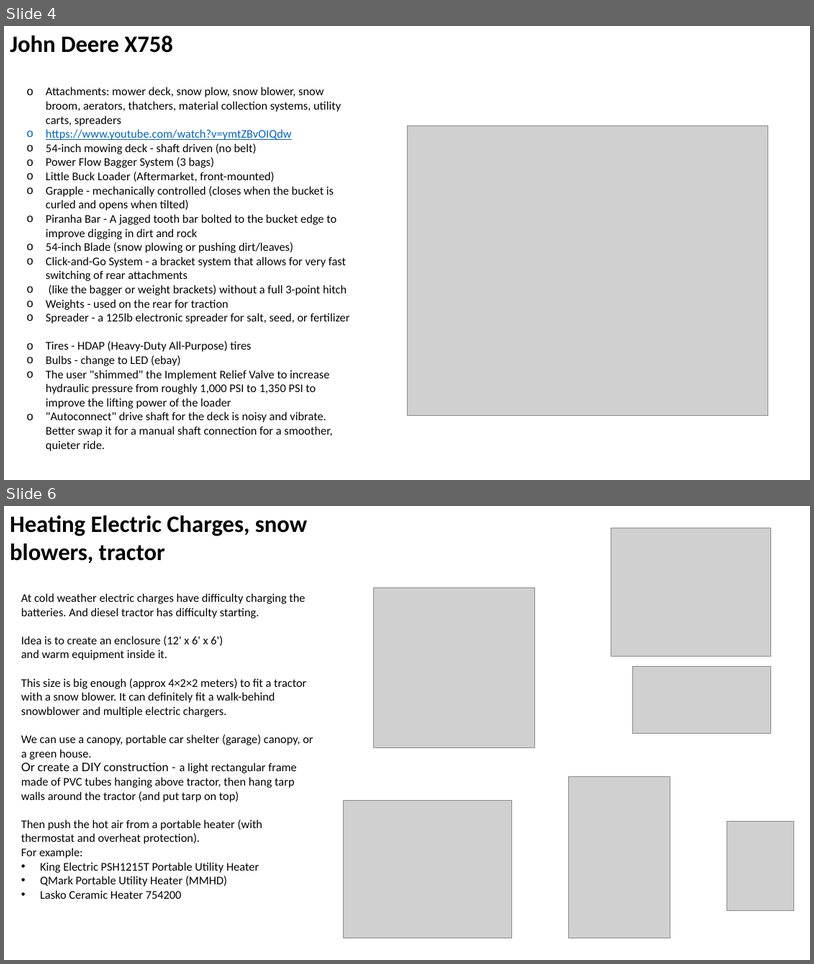
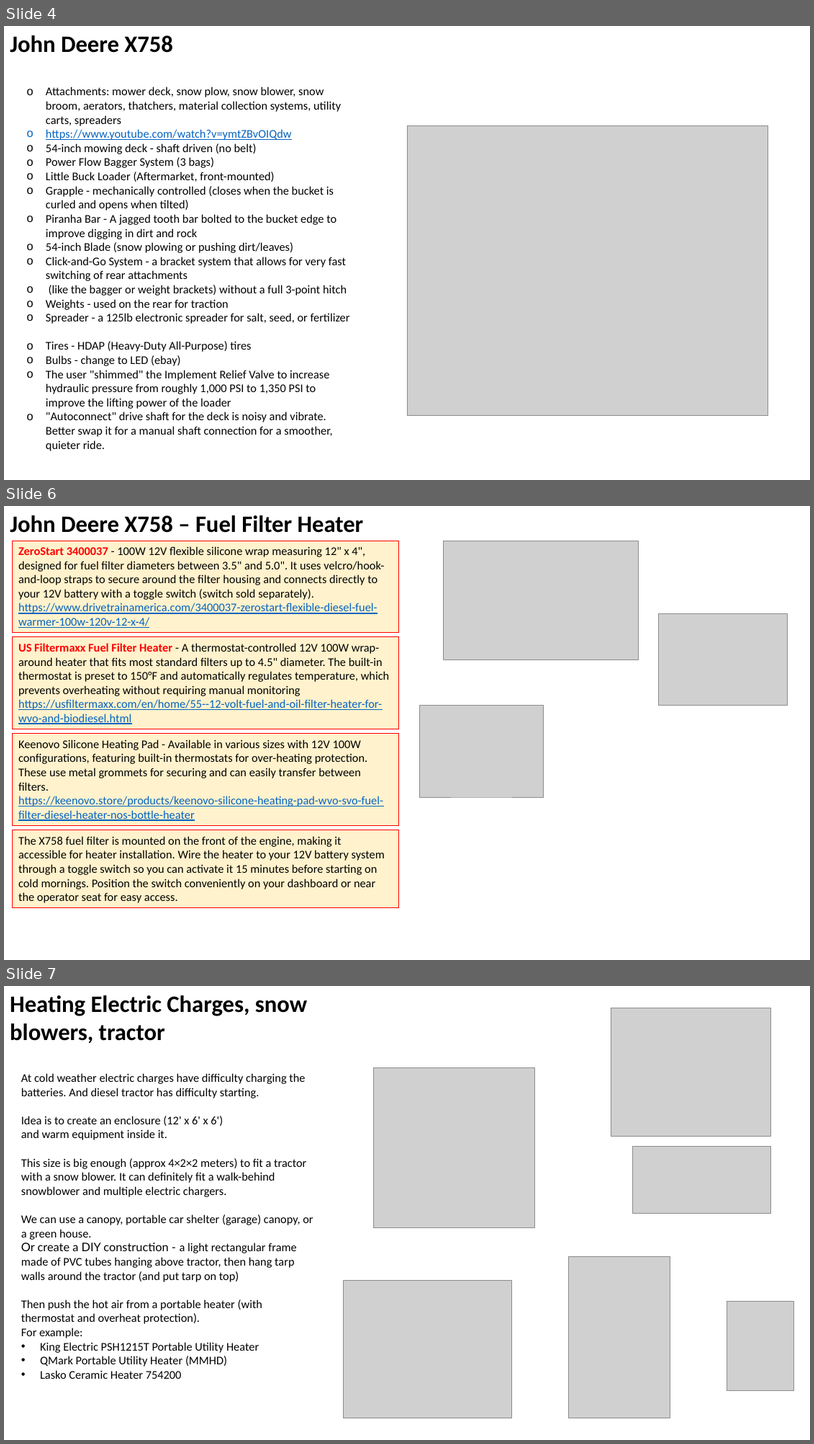
Before and after one commit to lselector/misc_farm, a slide deck: tractor_jd_1025r_X758.pptx. Shown one above the other, each under a label of ours: slides 4 and 6 before the commit, slides 4, 6 and 7 after it; the slides between them are not shown. The pictures are 814x964 and 814x1444 pixels, drawn with LibreOffice and Linux fonts; fonts in the diff are those of the drawing; grey boxes stand for pictures. Boxes give left, top, right and bottom in pixels: in the first picture for what was removed or moved away, otherwise in the second. Text is boxed around its words. In the diff, an @@ line names an element or a change of style, - is before the commit and + after.

```diff
--- a/tractor_jd_1025r_X758.pptx
+++ b/tractor_jd_1025r_X758.pptx
@@ slide 6 added at <box>4,506,810,960</box>, background #FFFFFF @@
@@ text added at <box>10,515,364,533</box>, 28 pt, text #000000, bold @@
+John Deere X758 – Fuel Filter Heater
@@ rectangle added at <box>13,541,399,632</box>, fill #FFF2CC, outline #FF0000 0.75 pt, 14 pt, text #000000 @@
+ZeroStart 3400037 - 100W 12V flexible silicone wrap measuring 12" x 4", designed for fuel filter diameters between 3.5" and 5.0". It uses velcro/hook-and-loop straps to secure around the filter housing and connects directly to your 12V battery with a toggle switch (switch sold separately).
+https://www.drivetrainamerica.com/3400037-zerostart-flexible-diesel-fuel-warmer-100w-120v-12-x-4/
@@ picture added at <box>444,541,639,659</box> @@
@@ picture added at <box>659,614,788,705</box> @@
@@ rectangle added at <box>13,637,399,728</box>, fill #FFF2CC, outline #FF0000 0.75 pt, 14 pt, text #000000 @@
+US Filtermaxx Fuel Filter Heater - A thermostat-controlled 12V 100W wrap-around heater that fits most standard filters up to 4.5" diameter. The built-in thermostat is preset to 150°F and automatically regulates temperature, which prevents overheating without requiring manual monitoring https://usfiltermaxx.com/en/home/55--12-volt-fuel-and-oil-filter-heater-for-wvo-and-biodiesel.html
@@ picture added at <box>420,705,543,797</box> @@
@@ rectangle added at <box>13,734,399,825</box>, fill #FFF2CC, outline #FF0000 0.75 pt, 14 pt, text #000000 @@
+Keenovo Silicone Heating Pad - Available in various sizes with 12V 100W configurations, featuring built-in thermostats for over-heating protection. These use metal grommets for securing and can easily transfer between filters.
+https://keenovo.store/products/keenovo-silicone-heating-pad-wvo-svo-fuel-filter-diesel-heater-nos-bottle-heater
@@ rectangle added at <box>13,830,399,907</box>, fill #FFF2CC, outline #FF0000 0.75 pt, 14 pt, text #000000 @@
+The X758 fuel filter is mounted on the front of the engine, making it accessible for heater installation. Wire the heater to your 12V battery system through a toggle switch so you can activate it 15 minutes before starting on cold mornings. Position the switch conveniently on your dashboard or near the operator seat for easy access.
@@ what was slide 6 is now slide 7 @@
```
Also in this commit, not shown: 1 slide changed.
